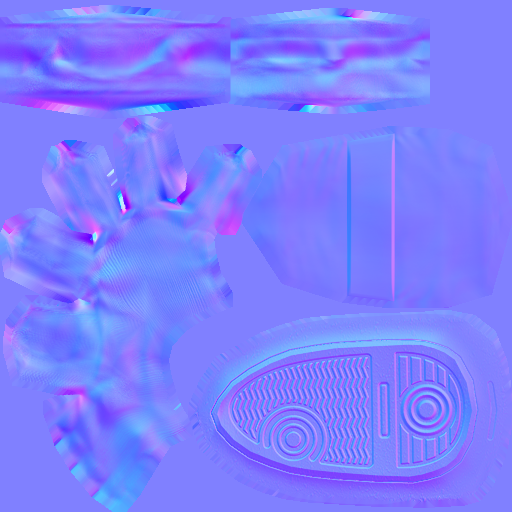
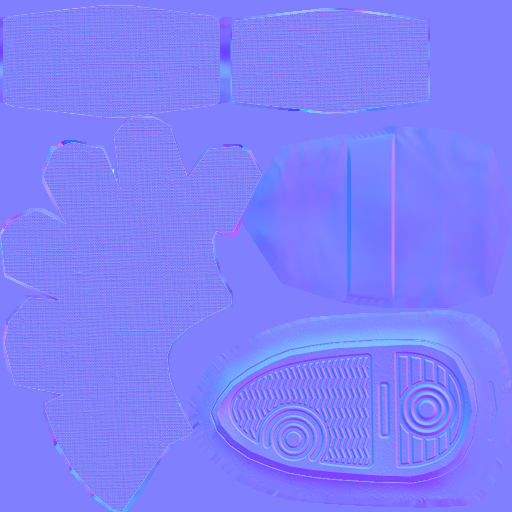
Layer changes from the first w=512, h=512 image to the second:
added layer "GlovesNorm copy" above "GlovesSelection" over (0, 5, 428, 512)
added layer "GlovesSelection" above "Shoe Flattening (Red part)" over (0, 5, 428, 512)
